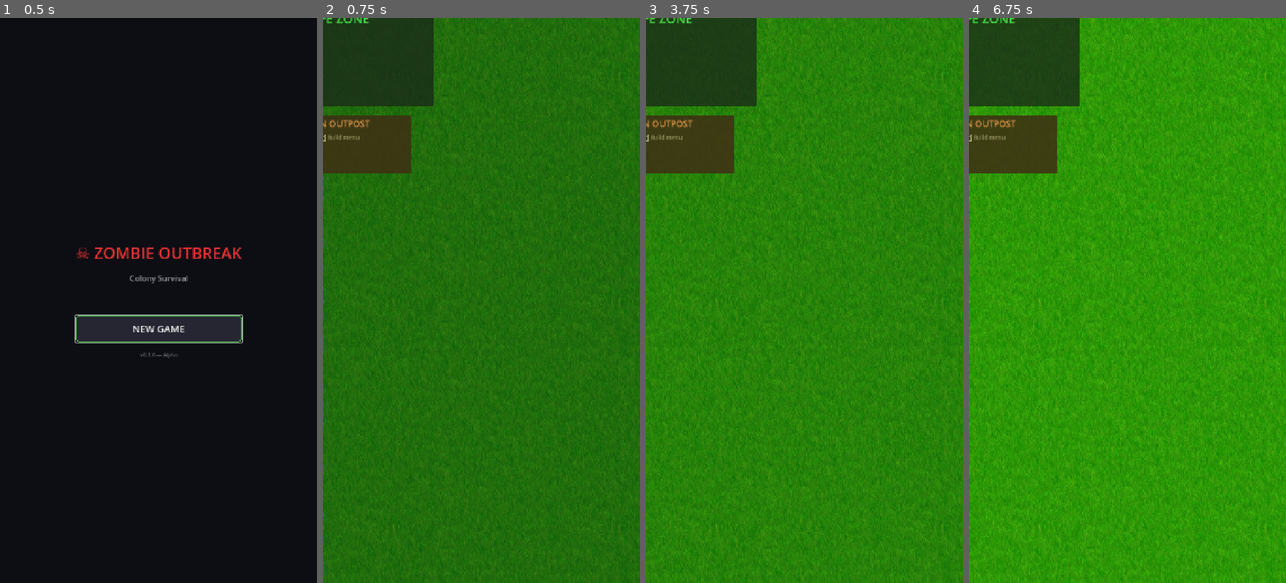
Above: before the commit, frames 1-4 (left to right).
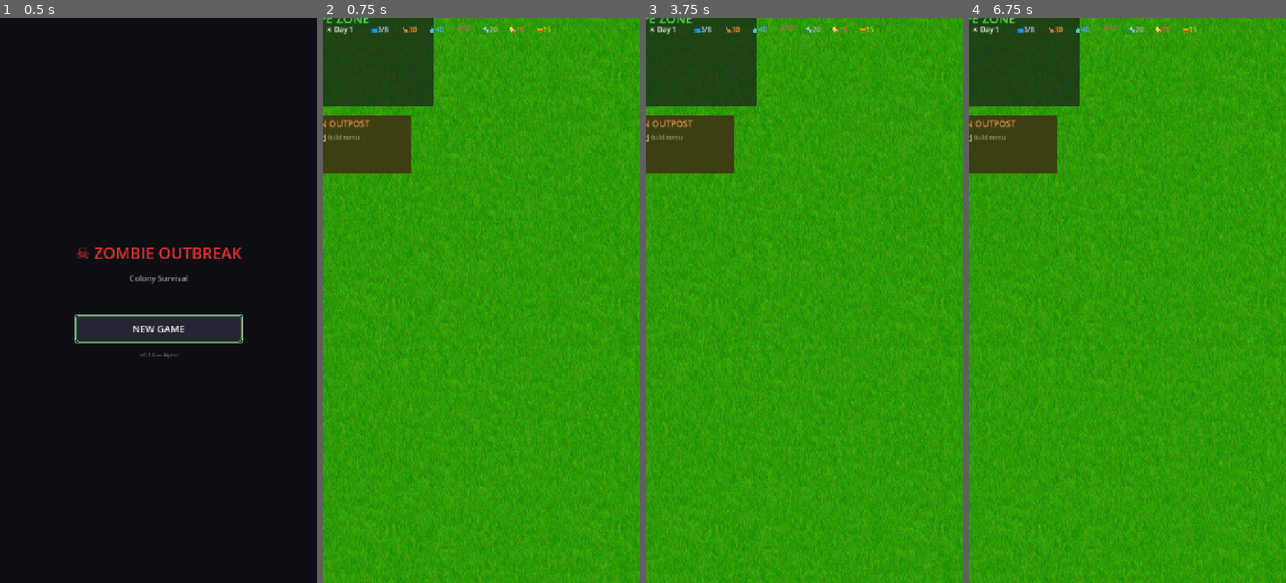
Above: after the commit, the same moments.

Repository: doyler34/zombie-outbreak
Game: Godot game, scene res://scenes/main_menu.tscn
The game is run twice, just before and just after one commit, with the same random seed, the same clock (stepped at 60 frames per second) and the same inputs.
Inputs:
- Up to frame 1 (0.5 s): no input
- Up to frame 2 (0.75 s): click "NEW GAME" at 0.5 s
- Up to frame 3 (3.75 s): tap Enter at 1.25, 2.75 s; tap Space at 2, 3.5 s
- Up to frame 4 (6.75 s): tap Enter at 4.25 s; tap Space at 5 s

Frame 1 is identical in both runs. In frame 2, 92% of the frame differs, in the area x 0-100%, y 0-100%; in frame 3, 36%; in frame 4, 0.3%.
Error in both runs: Invalid assignment of property or key 'theme_override_font_sizes' with value of type 'Dictionary' on a base object of type 'Button'. (res://scripts/building_pa…

Commit message:
fix: revert to flat scene structure, grass in CanvasLayer only
- Reverted ScrollContainer + TopBarContent restructuring (broke all node paths)
- Grass moved to BgLayer (CanvasLayer layer=-10) — only structural change
- DayNightOverlay stays under Node2D (path unchanged)
- All @onready paths restored to original flat structure
- Grass uses expand_mode=1 stretch_mode=1 (scale to fill, no tiling needed)
- Top bar: 16px font, compact sizes (95+65+6x55=490px total)
- Bottom buttons: 115+100+110+90=415px total, 60px tall, 15px font
- Building panel improvements from prev commit preserved

Diff:
--- a/scenes/base_scene.tscn
+++ b/scenes/base_scene.tscn
@@ -10,26 +10,18 @@
 position = Vector2(360, 640)
 enabled = true
 
-[node name="BgCanvasLayer" type="CanvasLayer" parent="."]
-layer = -1
-
-[node name="GrassBackground" type="TextureRect" parent="BgCanvasLayer"]
+[node name="BgLayer" type="CanvasLayer" parent="."]
+layer = -10
+
+[node name="GrassBackground" type="TextureRect" parent="BgLayer"]
 layout_mode = 1
 anchors_preset = 15
 anchor_right = 1.0
 anchor_bottom = 1.0
 texture = ExtResource("2_grass")
 expand_mode = 1
-stretch_mode = 2
-mouse_filter = 2
-
-[node name="DayNightOverlay" type="ColorRect" parent="BgCanvasLayer"]
-layout_mode = 1
-anchors_preset = 15
-anchor_right = 1.0
-anchor_bottom = 1.0
-mouse_filter = 2
-color = Color(0, 0, 0.1, 0)
+stretch_mode = 1
+mouse_filter = 2
 
 [node name="BaseZone" type="Area2D" parent="."]
 
@@ -111,86 +103,90 @@
 theme_override_font_sizes/font_size = 13
 theme_override_colors/font_color = Color(0.7, 0.7, 0.5, 0.8)
 
+[node name="DayNightOverlay" type="ColorRect" parent="."]
+layout_mode = 1
+anchors_preset = 15
+anchor_right = 1.0
+anchor_bottom = 1.0
+mouse_filter = 2
+color = Color(0, 0, 0.1, 0)
+
 [node name="UILayer" type="Control" parent="."]
 layout_mode = 1
 anchors_preset = 15
 anchor_right = 1.0
 anchor_bottom = 1.0
 
-[node name="TopBar" type="ScrollContainer" parent="UILayer"]
+[node name="TopBar" type="HBoxContainer" parent="UILayer"]
 layout_mode = 1
 anchors_preset = 2
 anchor_top = 0.0
 anchor_right = 1.0
 anchor_bottom = 0.0
-offset_bottom = 64
-horizontal_scroll_mode = 1
-vertical_scroll_mode = 0
-
-[node name="TopBarContent" type="HBoxContainer" parent="UILayer/TopBar"]
-layout_mode = 2
-theme_override_constants/separation = 10
-
-[node name="TopBg" type="ColorRect" parent="UILayer/TopBar/TopBarContent"]
-layout_mode = 2
-custom_minimum_size = Vector2(0, 60)
+offset_bottom = 52
+theme_override_constants/separation = 6
+
+[node name="TopBg" type="ColorRect" parent="UILayer/TopBar"]
+layout_mode = 0
+offset_right = 720
+offset_bottom = 52
 color = Color(0.02, 0.02, 0.06, 0.92)
 mouse_filter = 2
 
-[node name="DayLabel" type="Label" parent="UILayer/TopBar/TopBarContent"]
-layout_mode = 2
-custom_minimum_size = Vector2(100, 0)
+[node name="DayLabel" type="Label" parent="UILayer/TopBar"]
+layout_mode = 2
+custom_minimum_size = Vector2(95, 0)
 text = "☀️ Day 1"
-theme_override_font_sizes/font_size = 18
-theme_override_colors/font_color = Color(1, 1, 1, 1)
-
-[node name="PopLabel" type="Label" parent="UILayer/TopBar/TopBarContent"]
-layout_mode = 2
-custom_minimum_size = Vector2(80, 0)
+theme_override_font_sizes/font_size = 16
+theme_override_colors/font_color = Color(1, 1, 1, 1)
+
+[node name="PopLabel" type="Label" parent="UILayer/TopBar"]
+layout_mode = 2
+custom_minimum_size = Vector2(65, 0)
 text = "👥0/4"
-theme_override_font_sizes/font_size = 18
+theme_override_font_sizes/font_size = 16
 theme_override_colors/font_color = Color(0.85, 0.85, 1, 1)
 
-[node name="FoodLabel" type="Label" parent="UILayer/TopBar/TopBarContent"]
-layout_mode = 2
-custom_minimum_size = Vector2(60, 0)
+[node name="FoodLabel" type="Label" parent="UILayer/TopBar"]
+layout_mode = 2
+custom_minimum_size = Vector2(55, 0)
 text = "🍗0"
-theme_override_font_sizes/font_size = 18
+theme_override_font_sizes/font_size = 16
 theme_override_colors/font_color = Color(0.95, 0.55, 0.2, 1)
 
-[node name="WaterLabel" type="Label" parent="UILayer/TopBar/TopBarContent"]
-layout_mode = 2
-custom_minimum_size = Vector2(60, 0)
+[node name="WaterLabel" type="Label" parent="UILayer/TopBar"]
+layout_mode = 2
+custom_minimum_size = Vector2(55, 0)
 text = "💧0"
-theme_override_font_sizes/font_size = 18
+theme_override_font_sizes/font_size = 16
 theme_override_colors/font_color = Color(0.35, 0.65, 1, 1)
 
-[node name="WoodLabel" type="Label" parent="UILayer/TopBar/TopBarContent"]
-layout_mode = 2
-custom_minimum_size = Vector2(60, 0)
+[node name="WoodLabel" type="Label" parent="UILayer/TopBar"]
+layout_mode = 2
+custom_minimum_size = Vector2(55, 0)
 text = "🪵0"
-theme_override_font_sizes/font_size = 18
+theme_override_font_sizes/font_size = 16
 theme_override_colors/font_color = Color(0.65, 0.45, 0.25, 1)
 
-[node name="MetalLabel" type="Label" parent="UILayer/TopBar/TopBarContent"]
-layout_mode = 2
-custom_minimum_size = Vector2(60, 0)
+[node name="MetalLabel" type="Label" parent="UILayer/TopBar"]
+layout_mode = 2
+custom_minimum_size = Vector2(55, 0)
 text = "🔩0"
-theme_override_font_sizes/font_size = 18
+theme_override_font_sizes/font_size = 16
 theme_override_colors/font_color = Color(0.75, 0.75, 0.75, 1)
 
-[node name="MedicineLabel" type="Label" parent="UILayer/TopBar/TopBarContent"]
-layout_mode = 2
-custom_minimum_size = Vector2(60, 0)
+[node name="MedicineLabel" type="Label" parent="UILayer/TopBar"]
+layout_mode = 2
+custom_minimum_size = Vector2(55, 0)
 text = "💊0"
-theme_override_font_sizes/font_size = 18
+theme_override_font_sizes/font_size = 16
 theme_override_colors/font_color = Color(1, 0.35, 0.35, 1)
 
-[node name="AmmoLabel" type="Label" parent="UILayer/TopBar/TopBarContent"]
-layout_mode = 2
-custom_minimum_size = Vector2(60, 0)
+[node name="AmmoLabel" type="Label" parent="UILayer/TopBar"]
+layout_mode = 2
+custom_minimum_size = Vector2(55, 0)
 text = "🔫0"
-theme_override_font_sizes/font_size = 18
+theme_override_font_sizes/font_size = 16
 theme_override_colors/font_color = Color(0.95, 0.85, 0.2, 1)
 
 [node name="BottomBar" type="HBoxContainer" parent="UILayer"]
@@ -199,47 +195,44 @@
 anchor_top = 1.0
 anchor_right = 1.0
 anchor_bottom = 1.0
-offset_top = -90
+offset_top = -80
 offset_bottom = 0
 alignment = 1
 theme_override_constants/separation = 8
 
 [node name="BottomBg" type="ColorRect" parent="UILayer/BottomBar"]
-layout_mode = 2
-custom_minimum_size = Vector2(0, 90)
+layout_mode = 0
+offset_right = 720
+offset_bottom = 80
 color = Color(0.08, 0.08, 0.15, 0.95)
 mouse_filter = 2
 
 [node name="BuildingsBtn" type="Button" parent="UILayer/BottomBar"]
 layout_mode = 2
-custom_minimum_size = Vector2(120, 72)
-text = "🏗️
-Build"
-theme_override_font_sizes/font_size = 14
+custom_minimum_size = Vector2(115, 60)
+text = "🏗️ Build"
+theme_override_font_sizes/font_size = 15
 theme_override_colors/font_color = Color(1, 1, 1, 1)
 
 [node name="SurvivorsBtn" type="Button" parent="UILayer/BottomBar"]
 layout_mode = 2
-custom_minimum_size = Vector2(100, 72)
-text = "👥
-Crew"
-theme_override_font_sizes/font_size = 14
+custom_minimum_size = Vector2(100, 60)
+text = "👥 Crew"
+theme_override_font_sizes/font_size = 15
 theme_override_colors/font_color = Color(1, 1, 1, 1)
 
 [node name="MissionBtn" type="Button" parent="UILayer/BottomBar"]
 layout_mode = 2
-custom_minimum_size = Vector2(115, 72)
-text = "🎯
-Mission"
-theme_override_font_sizes/font_size = 14
+custom_minimum_size = Vector2(110, 60)
+text = "🎯 Mission"
+theme_override_font_sizes/font_size = 15
 theme_override_colors/font_color = Color(1, 1, 1, 1)
 
 [node name="MenuBtn" type="Button" parent="UILayer/BottomBar"]
 layout_mode = 2
-custom_minimum_size = Vector2(95, 72)
-text = "⚙️
-Menu"
-theme_override_font_sizes/font_size = 14
+custom_minimum_size = Vector2(90, 60)
+text = "⚙️ Menu"
+theme_override_font_sizes/font_size = 15
 theme_override_colors/font_color = Color(1, 1, 1, 1)
 
 [node name="NotificationLabel" type="Label" parent="UILayer"]
--- a/scripts/base_scene.gd
+++ b/scripts/base_scene.gd
@@ -1,18 +1,18 @@
 # base_scene.gd - Main game scene controller (updated with panels)
 extends Node2D
 
-@onready var day_night_overlay: ColorRect = $BgCanvasLayer/DayNightOverlay
+@onready var day_night_overlay: ColorRect = $DayNightOverlay
 @onready var ui_layer: Control = $UILayer
-@onready var top_bar: ScrollContainer = $UILayer/TopBar
+@onready var top_bar: HBoxContainer = $UILayer/TopBar
 @onready var bottom_bar: HBoxContainer = $UILayer/BottomBar
-@onready var day_label: Label = $UILayer/TopBar/TopBarContent/DayLabel
-@onready var food_label: Label = $UILayer/TopBar/TopBarContent/FoodLabel
-@onready var water_label: Label = $UILayer/TopBar/TopBarContent/WaterLabel
-@onready var wood_label: Label = $UILayer/TopBar/TopBarContent/WoodLabel
-@onready var metal_label: Label = $UILayer/TopBar/TopBarContent/MetalLabel
-@onready var med_label: Label = $UILayer/TopBar/TopBarContent/MedicineLabel
-@onready var ammo_label: Label = $UILayer/TopBar/TopBarContent/AmmoLabel
-@onready var pop_label: Label = $UILayer/TopBar/TopBarContent/PopLabel
+@onready var day_label: Label = $UILayer/TopBar/DayLabel
+@onready var food_label: Label = $UILayer/TopBar/FoodLabel
+@onready var water_label: Label = $UILayer/TopBar/WaterLabel
+@onready var wood_label: Label = $UILayer/TopBar/WoodLabel
+@onready var metal_label: Label = $UILayer/TopBar/MetalLabel
+@onready var med_label: Label = $UILayer/TopBar/MedicineLabel
+@onready var ammo_label: Label = $UILayer/TopBar/AmmoLabel
+@onready var pop_label: Label = $UILayer/TopBar/PopLabel
 @onready var notification_label: Label = $UILayer/NotificationLabel
 @onready var notification_timer: Timer = $NotificationTimer
 
